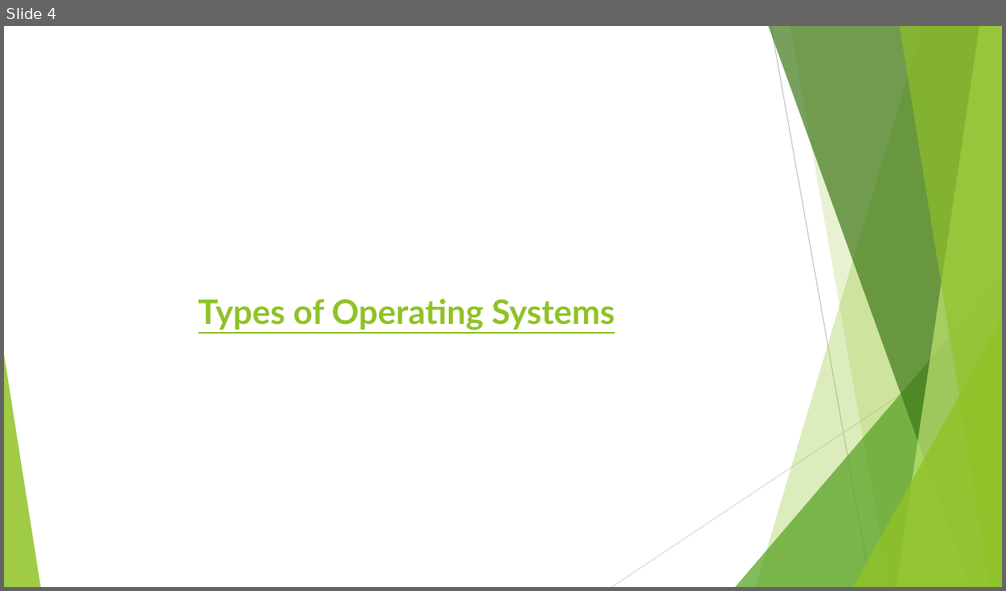
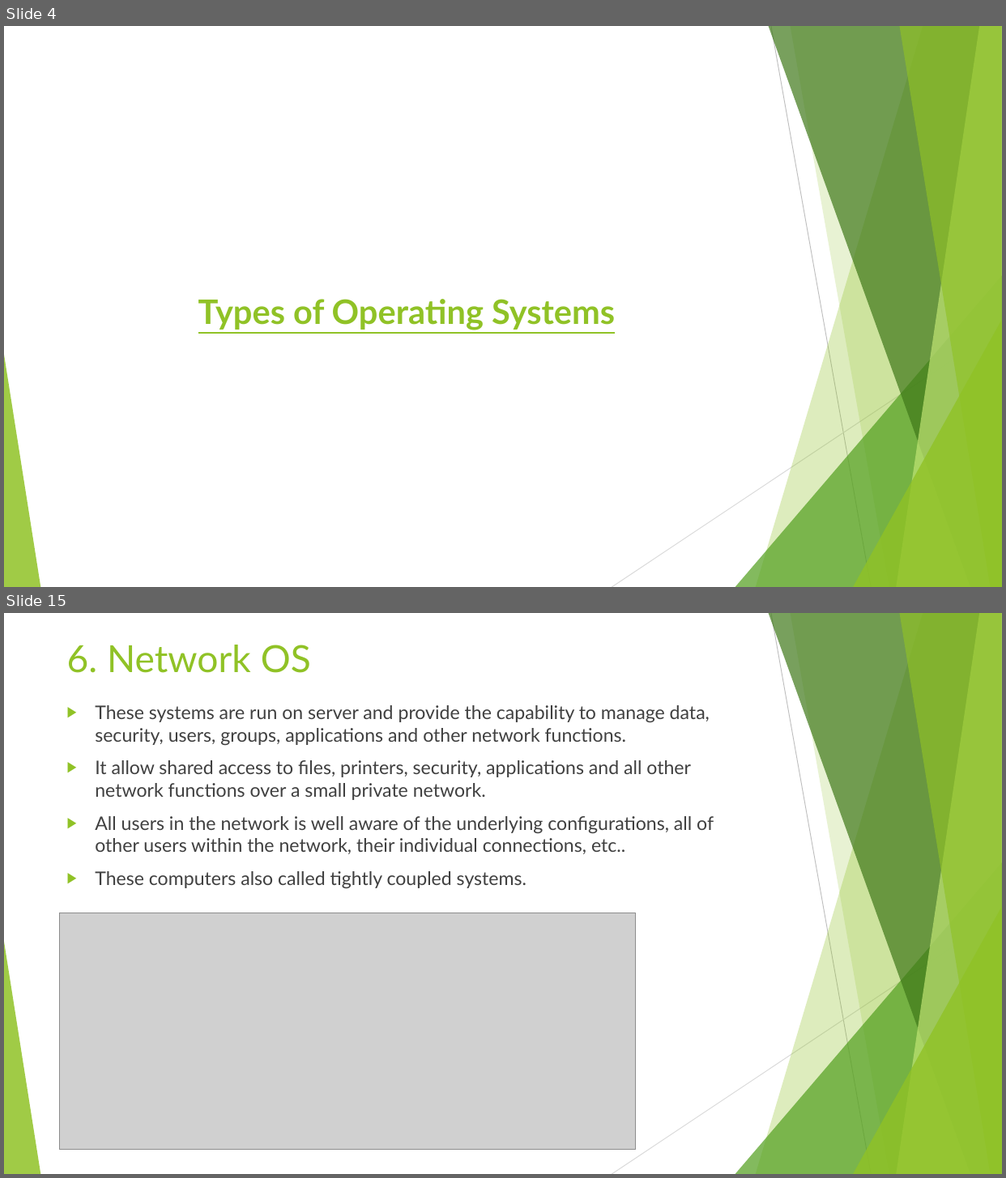
Before and after one commit to jasjaseemkp/DevOps, a slide deck: Operating System Basics/Operating Systems Basics.pptx. Shown one above the other, each under a label of ours: slide 4 before the commit, slides 4 and 15 after it; the slides between them are not shown. The pictures are 1006x591 and 1006x1178 pixels, drawn with LibreOffice and Linux fonts; fonts in the diff are those of the drawing; grey boxes stand for pictures. Boxes give left, top, right and bottom in pixels: in the first picture for what was removed or moved away, otherwise in the second. Text is boxed around its words. In the diff, an @@ line names an element or a change of style, - is before the commit and + after.

Commit message:
Operating systems basics is modified 29/03/2025

```diff
--- a/Operating System Basics/Operating Systems Basics.pptx
+++ b/Operating System Basics/Operating Systems Basics.pptx
@@ slide 15 added at <box>4,613,1002,1174</box>, background #FFFFFF; not listed: 10 template elements that a slide beside it also shows @@
@@ title added at <box>67,645,311,673</box>, 36 pt, text #90C226 @@
+6. Network OS
@@ text added at <box>95,705,714,888</box>, 18 pt, text #404040 @@
+▶ These systems are run on server and provide the capability to manage data, security, users, groups, applications and other network functions.
+▶ It allow shared access to files, printers, security, applications and all other network functions over a small private network.
+▶ All users in the network is well aware of the underlying configurations, all of other users within the network, their individual connections, etc..
+▶ These computers also called tightly coupled systems.
@@ picture added at <box>59,914,636,1150</box> @@
```
Also in this commit, not shown: 11 other slides added.
